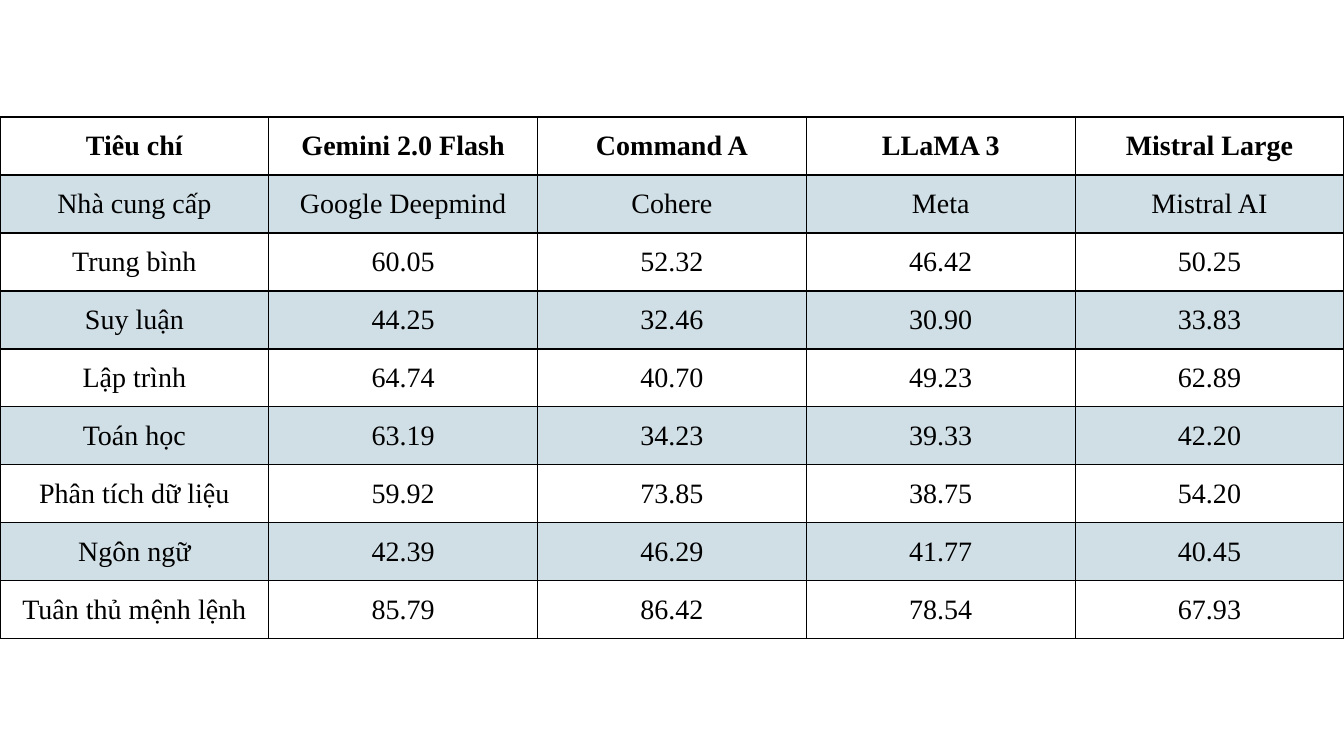
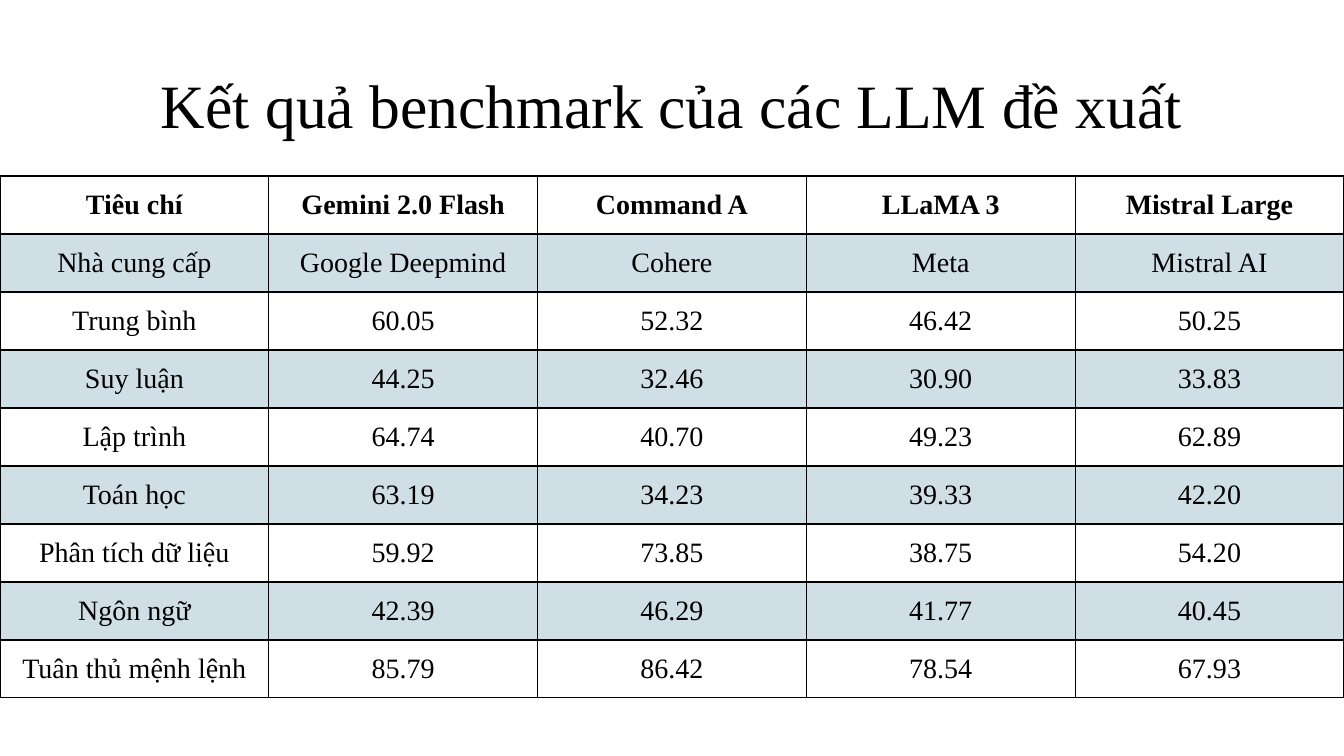
Before and after one commit to ngovanuc/Vietnamese_History_Chatbot, a slide deck: slide 19 of documents/slide bao cao.pptx (slide 20 before the commit). Drawn at 1344x756 pixels with LibreOffice and Linux fonts; fonts in the diff are those of the drawing. Boxes give left, top, right and bottom in pixels: in the first picture for what was removed or moved away, otherwise in the second. Text is boxed around its words. In the diff, an @@ line names an element or a change of style, - is before the commit and + after.

```diff
--- a/documents/slide bao cao.pptx
+++ b/documents/slide bao cao.pptx
@@ title added at [161,83,1182,139], 44 pt, text #000000 @@
+Kết quả benchmark của các LLM đề xuất
@@ table: place and size @@
-table at [0,117,1344,639]
+table at [0,176,1344,699]
```
Also in this commit, not shown: 11 other slides changed, 9 slides added, 8 slides removed.
